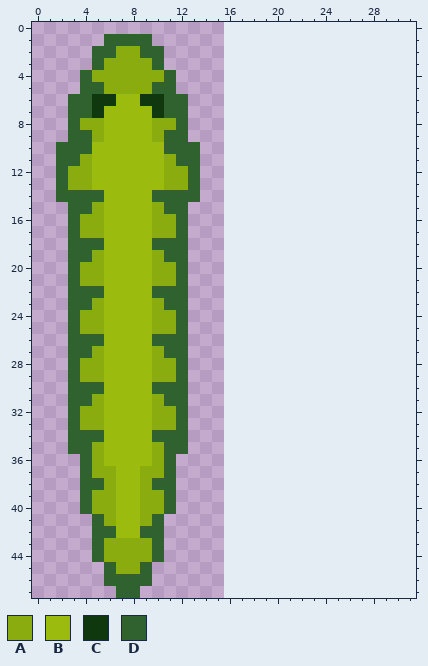
Pixel-art file -- Aseprite/Snake.aseprite. The picture above was drawn from the file before the commit.
16x48 pixels, 1 frame. The old version is drawn lined up with the new one, on the new canvas.
Palette (. is transparent): A #8bac0f  B #9bbc0f  C #0f380f  D #306230
Pixels before, first column x 2:
 1 ....DDDD....
 2 ...DDAADD...
 3 ...DAAAAD...
 4 ..DAAAAAAD..
 5 ..DDAAAADD..
 6 .DDCCBBCCDD.
 7 .DDCBBBBCDD.
 8 .DAABBBBAAD.
 9 .DDABBBBADD.
10 DDDBBBBBBDDD
11 DDABBBBBBADD
12 DAABBBBBBAAD
13 DAABBBBBBAAD
14 DDDDBBBBDDDD
15 .DDABBBBADD.
16 .DAABBBBAAD.
17 .DAABBBBAAD.
18 .DDDBBBBDDD.
19 .DDABBBBADD.
20 .DAABBBBAAD.
21 .DAABBBBAAD.
22 .DDDBBBBDDD.
23 .DDABBBBADD.
24 .DAABBBBAAD.
25 .DAABBBBAAD.
26 .DDDBBBBDDD.
27 .DDABBBBADD.
28 .DAABBBBAAD.
29 .DAABBBBAAD.
30 .DDDBBBBDDD.
31 .DDABBBBADD.
32 .DAABBBBAAD.
33 .DAABBBBAAD.
34 .DDDBBBBDDD.
35 .DDABBBBADD.
36 ..DABBBBAD..
37 ..DAABBAAD..
38 ..DDABBADD..
39 ..DAABBAAD..
40 ..DAABBAAD..
41 ...DABBAD...
42 ...DDBBDD...
43 ...DAAAAD...
44 ...DAAAAD...
45 ....DAAD....
46 ....DDDD....
47 .....DD.....
Now the later version:
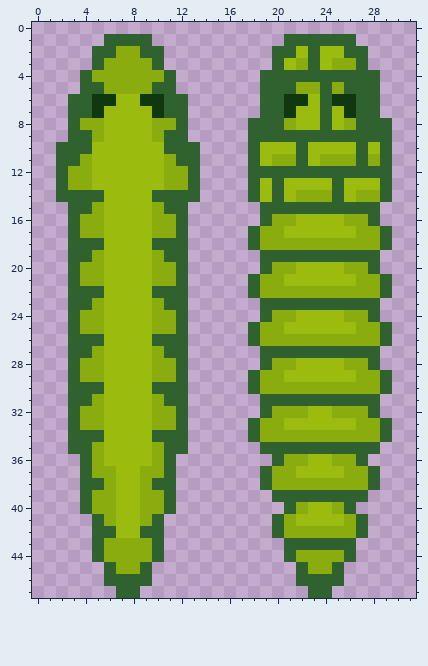
Changes in this commit:
canvas 16x48 -> 32x48
Colour A now appears in row 3 at x 22 and 25 to 26; in row 5 at x 22 to 23 and 25; in row 8 at x 21 and 26; in row 11 at x 20 to 21, 24 to 26 and 28; in row 14 at x 22 to 24 and 27 to 28; in row 16 at x 20 to 21 and 26 to 27.
Colour A now appears in row 17 at x 19 to 20 and 27 to 28; in row 18 at x 19 to 28; in row 20 at x 20 to 21 and 26 to 27; in row 21 at x 19 to 20 and 27 to 28; in row 22 at x 19 to 28; in row 24 at x 20 to 21 and 26 to 27.
Colour A now appears in row 25 at x 19 to 20 and 27 to 28; in row 26 at x 19 to 28; in row 28 at x 20 to 21 and 26 to 27; in row 29 at x 19 to 20 and 27 to 28; in row 30 at x 19 to 28; in row 32 at x 20 to 22 and 25 to 27.
Colour A now appears in row 33 at x 19 to 20 and 27 to 28; in row 34 at x 19 to 28; in row 36 at x 21 to 22 and 25 to 26; in row 37 at x 20 to 21 and 26 to 27; in row 38 at x 20 to 27; in row 40 at x 22 and 25.
Colour A now appears in row 41 at x 21 and 26; in row 42 at x 21 to 26; in row 44 at x 22 to 25; in row 45 at x 23 to 24.
Colour B now appears in row 2 at x 22 and 24 to 25; in row 3 at x 21 and 24; in row 6 at x 23; in rows 7 to 8 at x 22 to 23 and 25; in row 10 at x 19 to 21, 23 to 26 and 28; in row 11 at x 19 and 23.
Colour B now appears in row 13 at x 19, 21 to 24 and 26 to 28; in row 14 at x 19, 21 and 26; in row 16 at x 22 to 25; in row 17 at x 21 to 26; in row 20 at x 22 to 25; in row 21 at x 21 to 26.
Colour B now appears in row 24 at x 22 to 25; in row 25 at x 21 to 26; in row 28 at x 22 to 25; in row 29 at x 21 to 26; in row 32 at x 23 to 24; in row 33 at x 21 to 26.
Colour B now appears in row 36 at x 23 to 24; in row 37 at x 22 to 25; in row 40 at x 23 to 24; in row 41 at x 22 to 25.
Colour C now appears in row 6 at x 21 to 22 and 25 to 26; in row 7 at x 21 and 26.
Colour D now appears in row 1 at x 21 to 26; in row 2 at x 20 to 21, 23 and 26 to 27; in row 3 at x 20, 23 and 27; in row 4 at x 19 to 28; in row 5 at x 19 to 21, 24 and 26 to 28; in rows 6 to 7 at x 19 to 20, 24 and 27 to 28.
Colour D now appears in row 8 at x 18 to 20, 24 and 27 to 29; in row 9 at x 18 to 29; in rows 10 to 11 at x 18, 22, 27 and 29; in row 12 at x 18 to 29; in rows 13 to 14 at x 18, 20, 25 and 29; in row 15 at x 19 to 28.
Colour D now appears in row 16 at x 19 and 28; in rows 17 to 18 at x 18 and 29; in row 19 at x 19 to 28; in row 20 at x 19 and 28; in rows 21 to 22 at x 18 and 29; in row 23 at x 19 to 28.
Colour D now appears in row 24 at x 19 and 28; in rows 25 to 26 at x 18 and 29; in row 27 at x 19 to 28; in row 28 at x 19 and 28; in rows 29 to 30 at x 18 and 29; in row 31 at x 19 to 28.
Colour D now appears in row 32 at x 19 and 28; in rows 33 to 34 at x 18 and 29; in row 35 at x 19 to 28; in row 36 at x 20 and 27; in rows 37 to 38 at x 19 and 28; in row 39 at x 20 to 27.
Colour D now appears in row 40 at x 21 and 26; in rows 41 to 42 at x 20 and 27; in row 43 at x 21 to 26; in row 44 at x 21 and 26; in row 45 at x 22 and 25; in row 46 at x 22 to 25.
Colour D now appears in row 47 at x 23 to 24.
Pixel boxes of the changes (left, top, right, bottom) in both pictures:
added: (248, 34, 392, 598)
